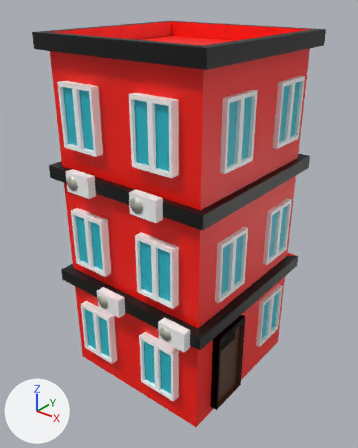
The FBX model Assets/Endless Runner/Users/Dariel/buildings/Flat1.fbx: old version first, new version second.
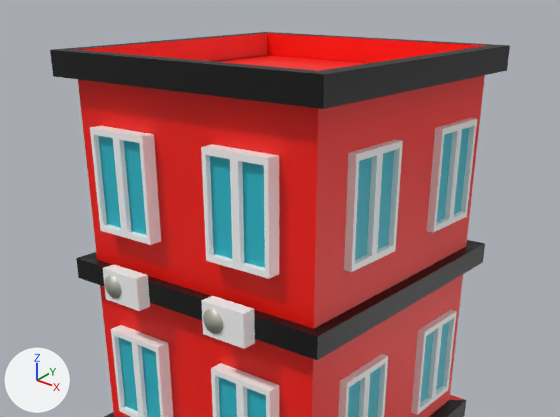
Old and new are each drawn whole from a camera (50 mm lens) standing at (9.05, -11.62, 12.34) and looking at (-0.06, -0.23, 5.28) and again close up on the part from 0% to 100% of the width and 0% to 60% of the height. Lighting does not change. The marker at lower left points along +X, +Y and +Z. Where no turn or scale is listed for an object, it has been applied to the vertices.

Names of what the first close-up shows: 'flat1'.
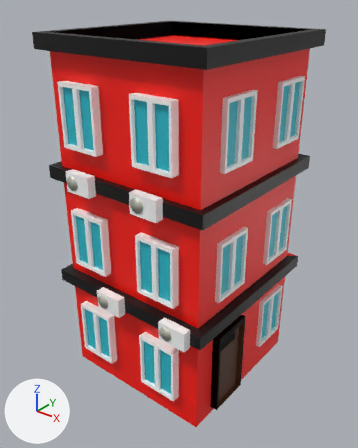
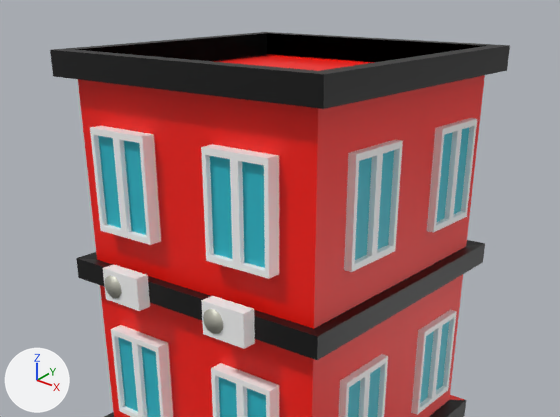
The newer file is also rescaled (x1.088) as a whole; pictures and numbers use the older file's frame.

Changed parts and their boxes [x1, y1, x2, y2] in the close-ups (560 x 417 px):
```json
{"part": 1, "of": "me_cube_123", "change": "recoloured", "before": [75, 33, 486, 63], "after": [75, 33, 486, 63], "on screen": "red to black"}
```

Edits to the scene script, one JSON object a line:
```json
{"block": "me_cube_123", "where": "me_cube_123.from_pydata(...)  # 887 vertices, 836 faces; spans x -2.96..2.84, y -3.21..3.14, z 0.01..11.16"}
{"block": "me_cube_123", "where": "# used by ob_flat1; location = (0.0, 0.0, 0.0)"}
{"block": "me_cube_123", "change": "me_cube_123 part 1: all 4 faces centred in x -2.66..2.55, y -2.64..2.57, z 10.93 switch from mat_material_074 (red #ff1000) to mat_material_068 (black #000000)"}
```
